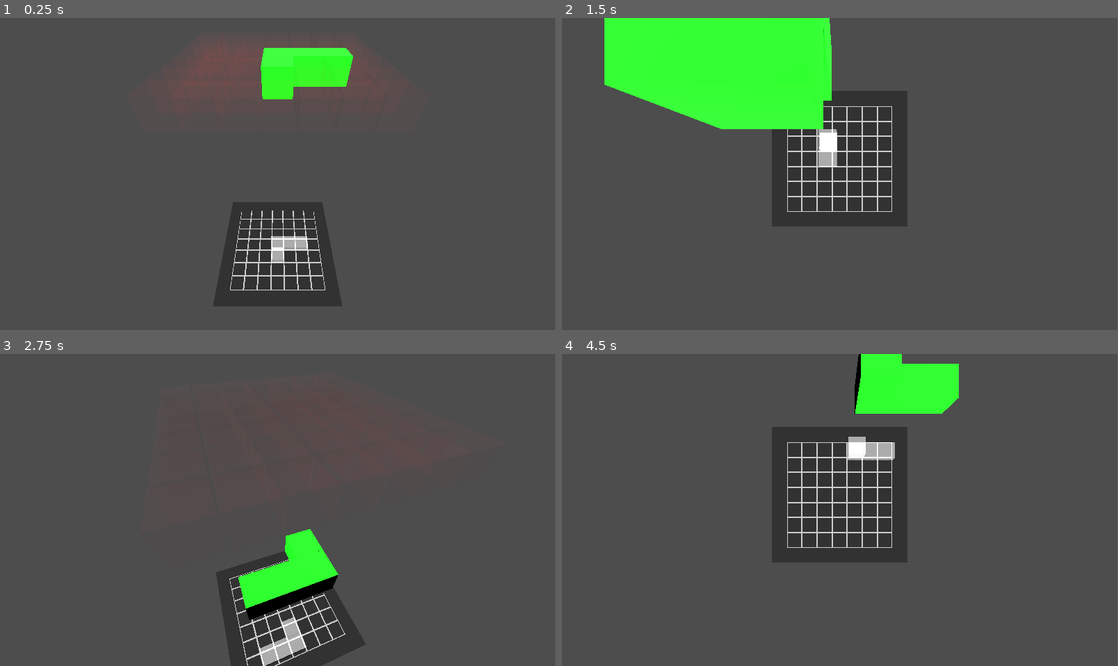
Above: before the commit, frames 1-4 (two rows, left to right).
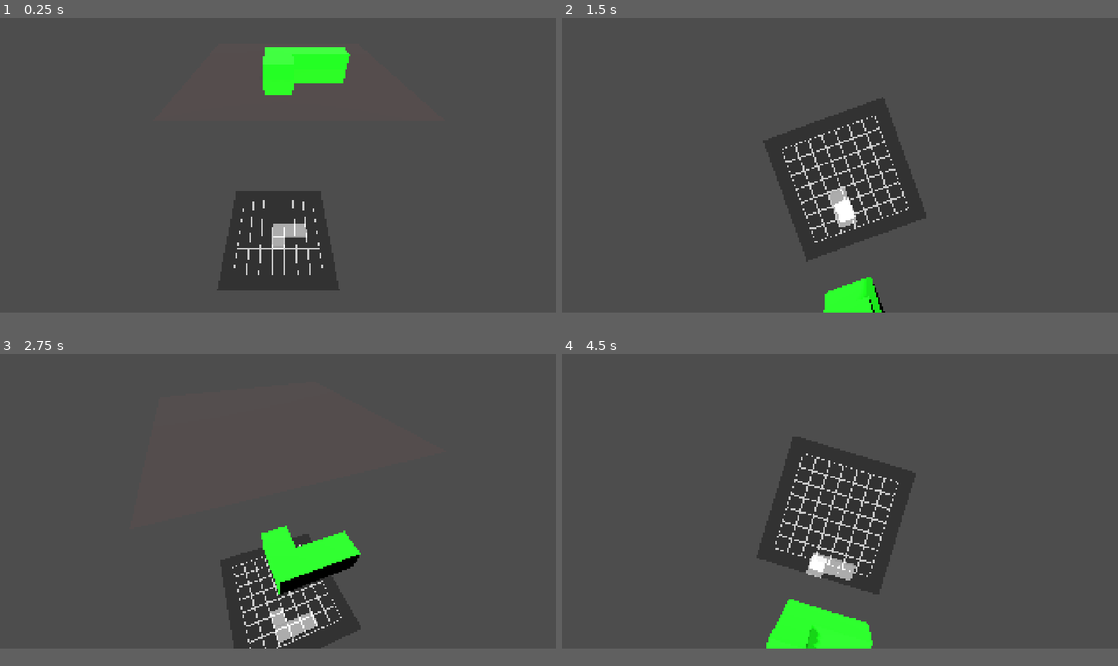
Above: after the commit, the same moments.

Repository: tuvshinerdene1/GameDevCourse2025
Game: Godot game, scene res://main.tscn
Two runs of this game, one before a commit and one after it. Both use one fixed random seed, a clock stepped at 60 frames per second and the inputs below.
Inputs:
- Up to frame 1 (0.25 s): no input
- Up to frame 2 (1.5 s): tap Enter at 0.5 s; hold D (rotate_right) 0.53-1.28 s; hold Q (camera_rotate_left) 0.53-1.28 s; tap E (camera_rotate_right) at 0.8, 1.35 s; tap Space (boost_left) at 1.25 s; hold Down (move_down) from 1.28 s (still down)
- Up to frame 3 (2.75 s): tap Q (camera_rotate_left) at 1.55 s; release Down (move_down) at 2.03 s; hold D (rotate_right) from 2.03 s (still down); hold Q (camera_rotate_left) from 2.03 s (still down); tap E (camera_rotate_right) at 2.3 s
- Up to frame 4 (4.5 s): release D (rotate_right) at 2.78 s; release Q (camera_rotate_left) at 2.78 s; hold Up (move_up) 2.78-3.53 s; tap E (camera_rotate_right) at 2.85, 3.8, 4.35 s; tap Q (camera_rotate_left) at 3.05 s; hold Q (camera_rotate_left) 3.53-4.28 s; hold A (rotate_left) from 3.53 s (still down); tap Enter at 4.25 s
In our replay, the window is 799x449 before the commit and 800x424 after it. These sizes can differ from the game's own. Grey fills any space a smaller window leaves; there, only what the larger window draws over its background counts as a difference.

The runs differ from the first frame. In frame 1, 4.2% of the frame differs, in the area x 30-64%, y 7-93%; in frame 2, 19%, in the area x 7-66%, y 0-95%; in frame 3, 6.0%; in frame 4, 11%.

Commit message:
camera is done

Diff:
--- a/3d-tetris/main.gd
+++ b/3d-tetris/main.gd
@@ -243,7 +243,7 @@
 	var deadzone_height = grid_height - 1  # Top layer
 	var deadzone_y = deadzone_height * grid_size
 
-	# Create a container for the deadzone cubes
+	# Create a container for the deadzone
 	var deadzone_container = Node3D.new()
 	deadzone_container.name = "DeadzoneLayer"
 	add_child(deadzone_container)
@@ -256,20 +256,19 @@
 	deadzone_material.emission = Color(1.0, 0.1, 0.1)
 	deadzone_material.emission_energy_multiplier = 0.3
 
-	# Create cubes for each grid position in the deadzone
-	for x in range(grid_width):
-		for z in range(grid_depth):
-			var cube = MeshInstance3D.new()
-			var box_mesh = BoxMesh.new()
-			box_mesh.size = Vector3(grid_size * 0.95, grid_size * 0.95, grid_size * 0.95)
-
-			cube.mesh = box_mesh
-			cube.material_override = deadzone_material
-
-			cube.position = Vector3(
-				x * grid_size,
-				deadzone_y,
-				z * grid_size
-			)
-
-			deadzone_container.add_child(cube)
+	# Create a single flat plane for the deadzone
+	var plane = MeshInstance3D.new()
+	var plane_mesh = PlaneMesh.new()
+	plane_mesh.size = Vector2(grid_width * grid_size, grid_depth * grid_size)
+
+	plane.mesh = plane_mesh
+	plane.material_override = deadzone_material
+
+	# Position the plane at the deadzone height, centered on the grid
+	plane.position = Vector3(
+		(grid_width * grid_size) / 2.0,
+		deadzone_y,
+		(grid_depth * grid_size) / 2.0
+	)
+
+	deadzone_container.add_child(plane)
--- a/3d-tetris/project.godot
+++ b/3d-tetris/project.godot
@@ -14,6 +14,13 @@
 run/main_scene="uid://xfps6kkvm372"
 config/features=PackedStringArray("4.4", "Forward Plus")
 config/icon="res://icon.svg"
+
+[display]
+
+window/size/viewport_width=1980
+window/size/viewport_height=1050
+window/stretch/mode="canvas_items"
+window/stretch/aspect="expand"
 
 [input]
 
--- a/3d-tetris/scripts/camera_controller.gd
+++ b/3d-tetris/scripts/camera_controller.gd
@@ -22,19 +22,24 @@
 func update_camera_position():
 	var grid_center = Vector3(
 		(grid_width * grid_size - grid_size) / 2.0,
-		(grid_height * grid_size) * 1.1,
+		(grid_height * grid_size)*1.1,
 		(grid_depth * grid_size - grid_size) / 1.5
 	)
 
 	if is_top_down:
-		# Top-down view
+		# Top-down view - preserve camera angle
 		var top_down_height = grid_height * grid_size * 0.9
+		var angle_rad = deg_to_rad(camera_angle)
+
 		camera.global_position = Vector3(
 			grid_center.x,
 			top_down_height,
 			grid_center.z
 		)
-		camera.look_at(Vector3(grid_center.x, 0, grid_center.z), Vector3(0, 0, -1))
+
+		# Look at center but rotate around Y axis based on camera_angle
+		var up_vector = Vector3(-sin(angle_rad), 0, -cos(angle_rad))
+		camera.look_at(Vector3(grid_center.x, 0, grid_center.z), up_vector)
 	else:
 		# Normal orbital view
 		var camera_distance = max(grid_width, grid_depth) * 1.0
@@ -61,13 +66,13 @@
 	tween.tween_property(self, "camera_angle", target_angle, rotation_duration)
 	tween.tween_callback(func(): is_rotating = false)
 
-func _process(_delta):
+func _process(delta):
 	if is_rotating:
 		update_camera_position()
 
 func rotate_left():
-	if is_rotating:
-		return  # Prevent multiple rotations at once
+	if is_rotating or is_top_down:
+		return  # Prevent rotation in top-down view
 
 	var new_angle = camera_angle - 90
 	if new_angle < 0:
@@ -75,8 +80,8 @@
 	smooth_rotate_to_angle(new_angle)
 
 func rotate_right():
-	if is_rotating:
-		return  # Prevent multiple rotations at once
+	if is_rotating or is_top_down:
+		return  # Prevent rotation in top-down view
 
 	var new_angle = camera_angle + 90
 	if new_angle >= 360:
--- a/3d-tetris/scripts/piece_controller.gd
+++ b/3d-tetris/scripts/piece_controller.gd
@@ -24,16 +24,22 @@
 		var moved = false
 		var new_pos = global_position
 
-		var camera_angle = camera_controller.get_camera_angle()
-		var angle_rad = deg_to_rad(camera_angle)
-		var camera_forward = Vector3(-sin(angle_rad), 0, -cos(angle_rad))
-		var camera_right = Vector3(cos(angle_rad), 0, -sin(angle_rad))
+		# Get actual camera direction vectors
+		var camera = get_viewport().get_camera_3d()
+		var camera_forward = -camera.global_transform.basis.z
+		var camera_right = camera.global_transform.basis.x
+
+		# Flatten to horizontal plane
+		camera_forward.y = 0
+		camera_forward = camera_forward.normalized()
+		camera_right.y = 0
+		camera_right = camera_right.normalized()
 
 		if Input.is_action_pressed("move_down"):
-			new_pos -= camera_forward * grid_management.grid_size
+			new_pos += camera_forward * grid_management.grid_size
 			moved = true
 		elif Input.is_action_pressed("move_up"):
-			new_pos += camera_forward * grid_management.grid_size
+			new_pos -= camera_forward * grid_management.grid_size
 			moved = true
 		elif Input.is_action_pressed("move_right"):
 			new_pos += camera_right * grid_management.grid_size
